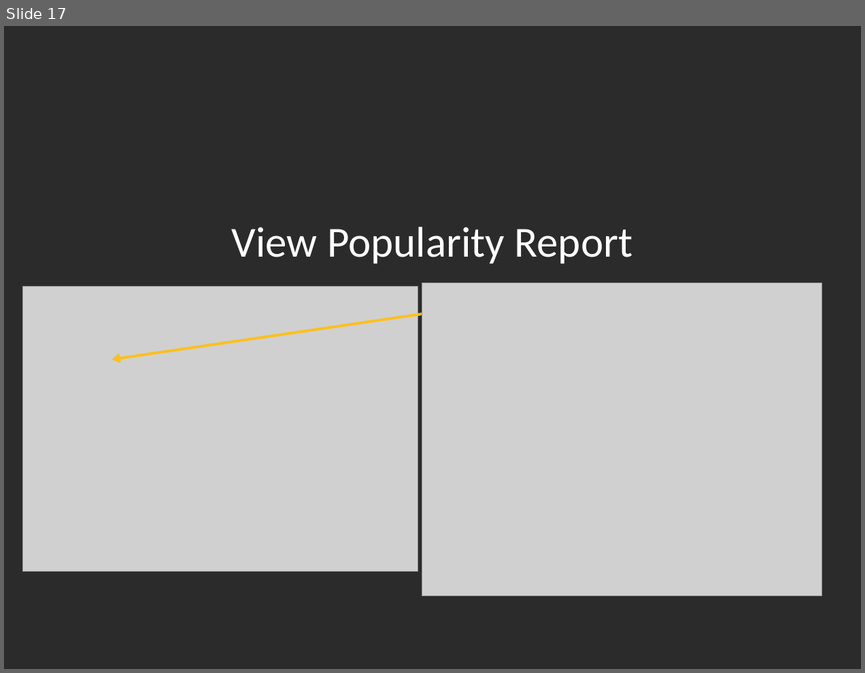
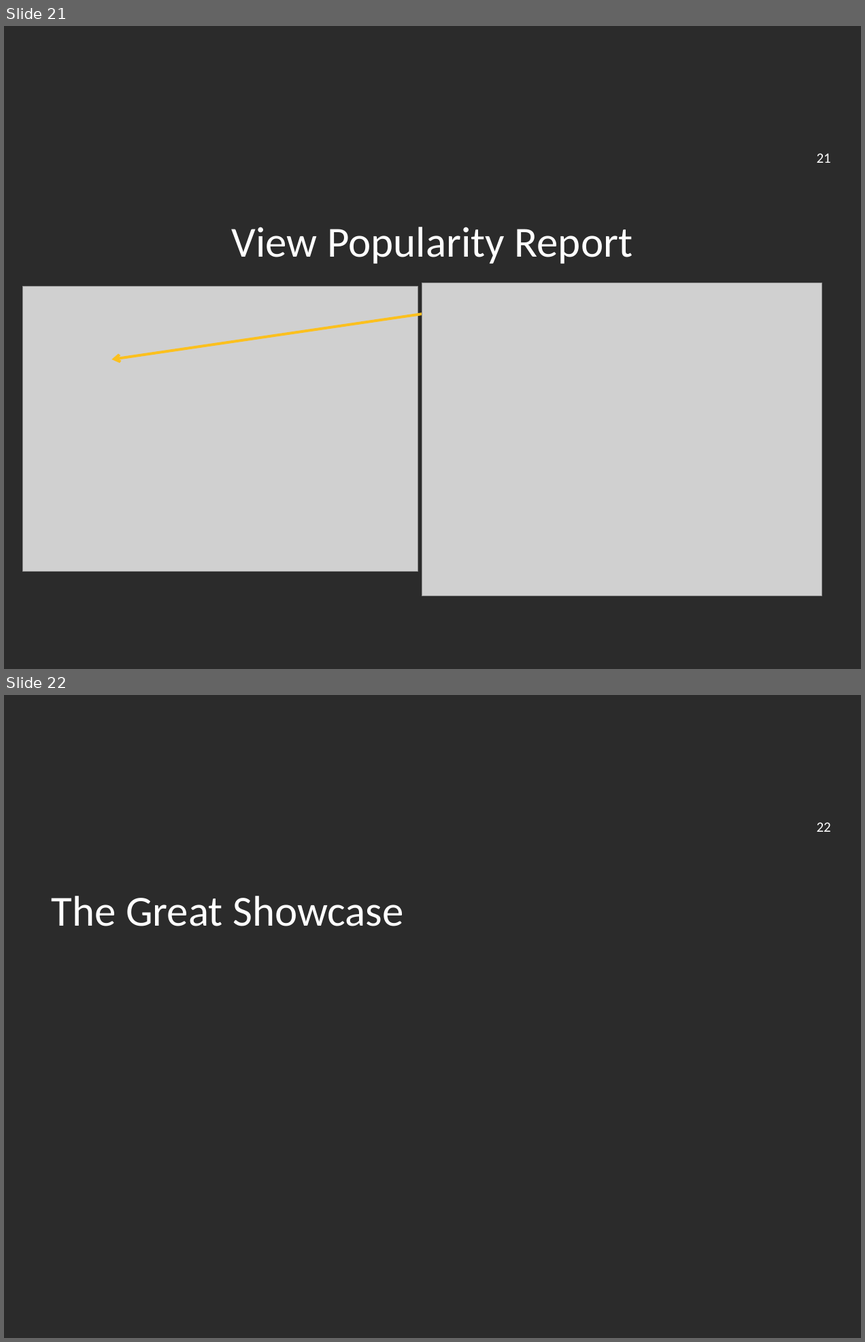
Before and after one commit to jakezhuyi/ECSE321_FTMS, a slide deck: Deliverable_5.pptx. Shown one above the other, each under a label of ours: slide 17 before the commit, slides 21 and 22 after it. The pictures are 865x673 and 865x1342 pixels, drawn with LibreOffice and Linux fonts; fonts in the diff are those of the drawing; grey boxes stand for pictures; background and template pictures are left out; a plain dark background stands for a picture behind light text. Boxes give left, top, right and bottom in pixels: in the first picture for what was removed or moved away, otherwise in the second. Text is boxed around its words. In the diff, an @@ line names an element or a change of style, - is before the commit and + after.

```diff
--- a/Deliverable_5.pptx
+++ b/Deliverable_5.pptx
@@ slide 22 added at [4, 695, 861, 1338], background picture (left out) @@
@@ page number added at [817, 822, 831, 832], 12 pt, text #FFFFFF @@
+22
@@ title added at [52, 896, 404, 926], 36 pt, text #FFFFFF @@
+The Great Showcase
@@ what was slide 17 is now slide 21 @@
@@ slide 21 changed as well @@
@@ page number added at [817, 153, 831, 163], 12 pt, text #FFFFFF @@
+21
```
Also in this commit, not shown: 14 other slides changed, 7 other slides added, 2 slides removed.
